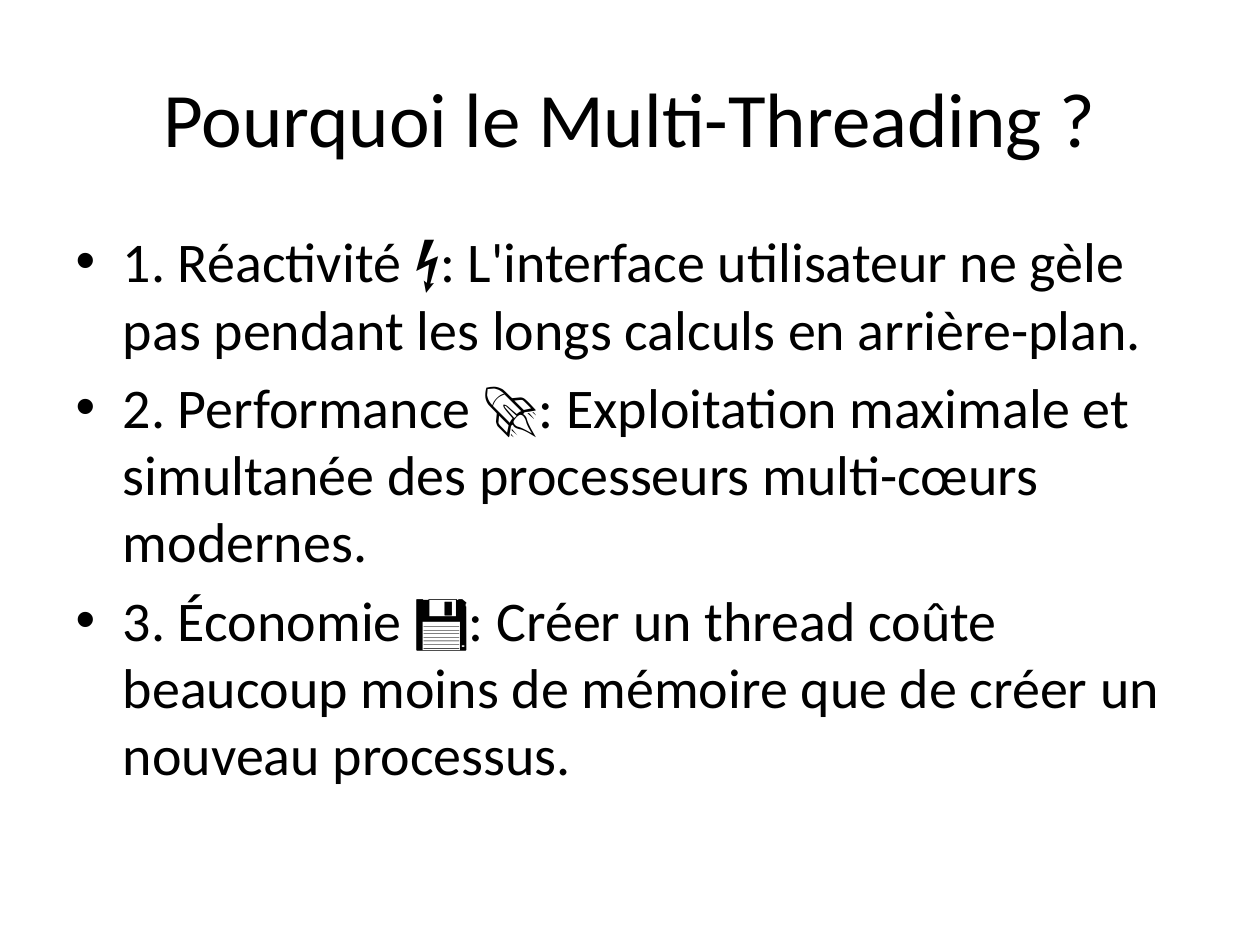
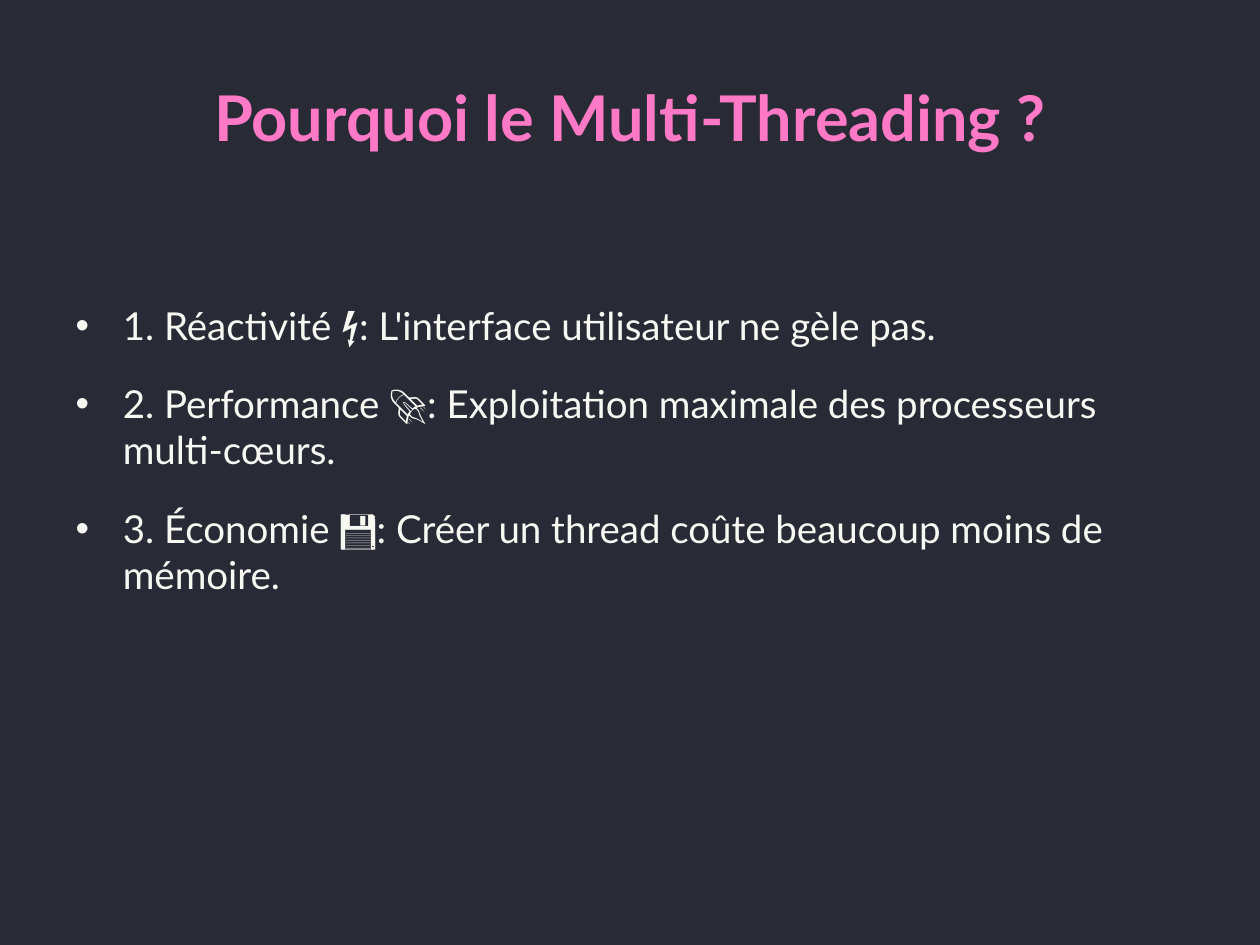
Before and after one commit to nacimoualla/presentation, a slide deck: slide 4 of presentation.pptx (slide 3 before the commit). Drawn at 1260x945 pixels with LibreOffice and Linux fonts; fonts in the diff are those of the drawing. Boxes give left, top, right and bottom in pixels: in the first picture for what was removed or moved away, otherwise in the second. Text is boxed around its words. In the diff, an @@ line names an element or a change of style, - is before the commit and + after.

```diff
--- a/presentation.pptx
+++ b/presentation.pptx
@@ background #FFFFFF to #282A36 @@
@@ title "Pourquoi le Multi-Threading ?" at [214,94,1001,153]: size 44 to 36 pt, font Calibri to Lato, text colour #000000 to #FF79C6, bold on @@
@@ text at [123,311,1103,590]: text changed; size 32 to 22 pt; font Calibri to Lato; text colour #000000 to #F8F8F2 @@
-• 1. Réactivité ⚡: L'interface utilisateur ne gèle pas pendant les longs calculs en arrière-plan.
-• 2. Performance 🚀: Exploitation maximale et simultanée des processeurs multi-cœurs modernes.
-• 3. Économie 💾: Créer un thread coûte beaucoup moins de mémoire que de créer un nouveau processus.
+• 1. Réactivité ⚡: L'interface utilisateur ne gèle pas.
+• 2. Performance 🚀: Exploitation maximale des processeurs multi-cœurs.
+• 3. Économie 💾: Créer un thread coûte beaucoup moins de mémoire.
```
Also in this commit, not shown: 9 other slides changed, 1 slide added, 1 other file.
